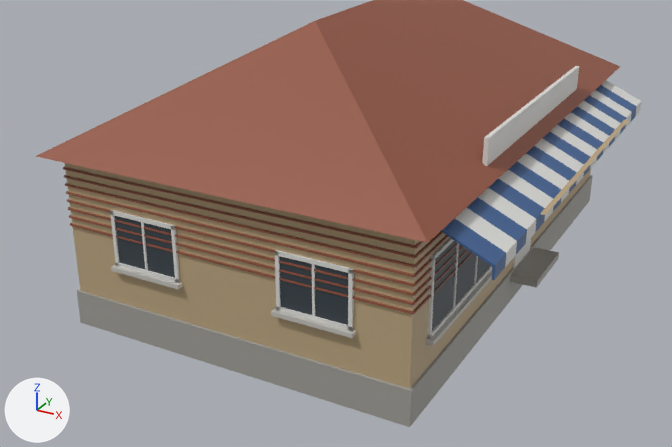
The glTF model Data/RideUK/Props/SM_Prop_cafe_building_12.glb as it was, and as the next commit left it.
Rendered twice from a 50 mm lens placed at (8.57, -17.17, 8.64), pointed at (-0.22, -1.19, 0.65). Arrows for +X, +Y and +Z are at lower left; the lights stay in place. The older version comes first. Vertices at exactly the same position are counted once.

The scene before the commit, as lines of its bpy script (objects in view):
```python
me_sm_prop_cafe_building_12 = bpy.data.meshes.new('SM_Prop_cafe_building_12')
me_sm_prop_cafe_building_12.from_pydata(...)  # 808 vertices, 1452 faces; spans x -3.85..4.75, y -5.85..5.85, z -0.5..5.2
me_sm_prop_cafe_building_12.materials.append(mat_defaultmaterial)
ob_sm_prop_cafe_building_12 = bpy.data.objects.new('SM_Prop_cafe_building_12', me_sm_prop_cafe_building_12)
ob_sm_prop_cafe_building_12.location = (0.0, 0.0, 0.0)
```
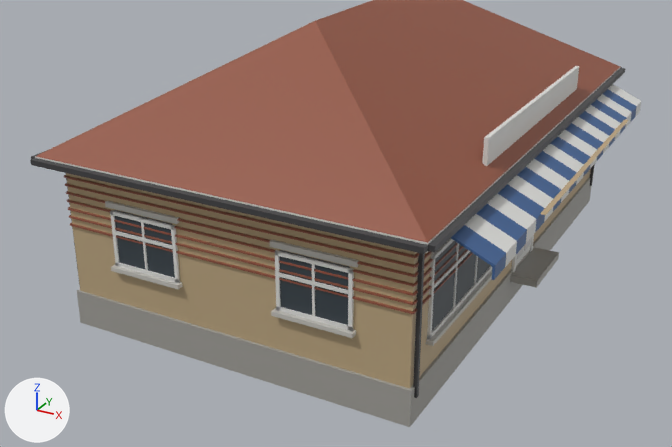
The edits, one by one:
me_sm_prop_cafe_building_12 is used by ob_sm_prop_cafe_building_12; location (0.0, 0.0, 0.0).
me_sm_prop_cafe_building_12 had 808 vertices, 1452 faces and spanned x -3.85..4.75, y -5.85..5.85, z -0.5..5.2.
me_sm_prop_cafe_building_12 now has 1100 vertices, 1894 faces and spans x -3.97..4.75, y -5.97..5.97, z -0.5..5.2.
me_sm_prop_cafe_building_12 part 1: a new loose piece, a box spanning x 3.85..3.97, y -5.85..5.85, z 2.87..2.97, in mat_defaultmaterial.
me_sm_prop_cafe_building_12 part 2: a new loose piece, a box spanning x 3.525..3.595, y -5.415..-5.345, z 0.0..2.88, in mat_defaultmaterial.
me_sm_prop_cafe_building_12 part 3: a new loose piece, a box spanning x 3.525..3.595, y 5.345..5.415, z 0.0..2.88, in mat_defaultmaterial.
me_sm_prop_cafe_building_12 part 4: a new loose piece, a box spanning x -3.85..3.85, y -5.97..-5.85, z 2.87..2.97, in mat_defaultmaterial.
me_sm_prop_cafe_building_12 part 5: a new loose piece, a box spanning x 3.505..3.555, y -4.8..-1.8, z 1.7..1.76, in mat_defaultmaterial.
me_sm_prop_cafe_building_12 part 6: a new loose piece, a box spanning x 3.51..3.57, y 0.5..0.6, z 0.1..2.2, in mat_defaultmaterial.
me_sm_prop_cafe_building_12 part 7: 48 vertices added at x -2.55..2.55, y -5.57..-5.41, z 1.65..2.27.
me_sm_prop_cafe_building_12 part 8: 4 vertices added at x -3.85..3.85, y -5.85..5.85, z 2.84.
Other edits to the shape of me_sm_prop_cafe_building_12 do not show in these pictures.

What differs and where, as boxes [x1, y1, x2, y2] in the pictures (672 x 447 px):
'SM_Prop_cafe_building_12', reshaped: before [36, 0, 641, 427]; after [30, 0, 641, 427]
part 1 of me_sm_prop_cafe_building_12, added: after [428, 68, 625, 253]
part 2 of me_sm_prop_cafe_building_12, added: after [413, 253, 425, 398]
part 3 of me_sm_prop_cafe_building_12, added: after [590, 164, 595, 186]
part 4 of me_sm_prop_cafe_building_12, added: after [30, 158, 428, 254]
part 5 of me_sm_prop_cafe_building_12, added (mostly hidden): after [434, 250, 470, 288]
part 6 of me_sm_prop_cafe_building_12, added (mostly hidden): after [530, 235, 534, 252]
part 7 of me_sm_prop_cafe_building_12, added: after [105, 201, 358, 294]
part 8 of me_sm_prop_cafe_building_12, added (mostly hidden): after [35, 67, 621, 253]
